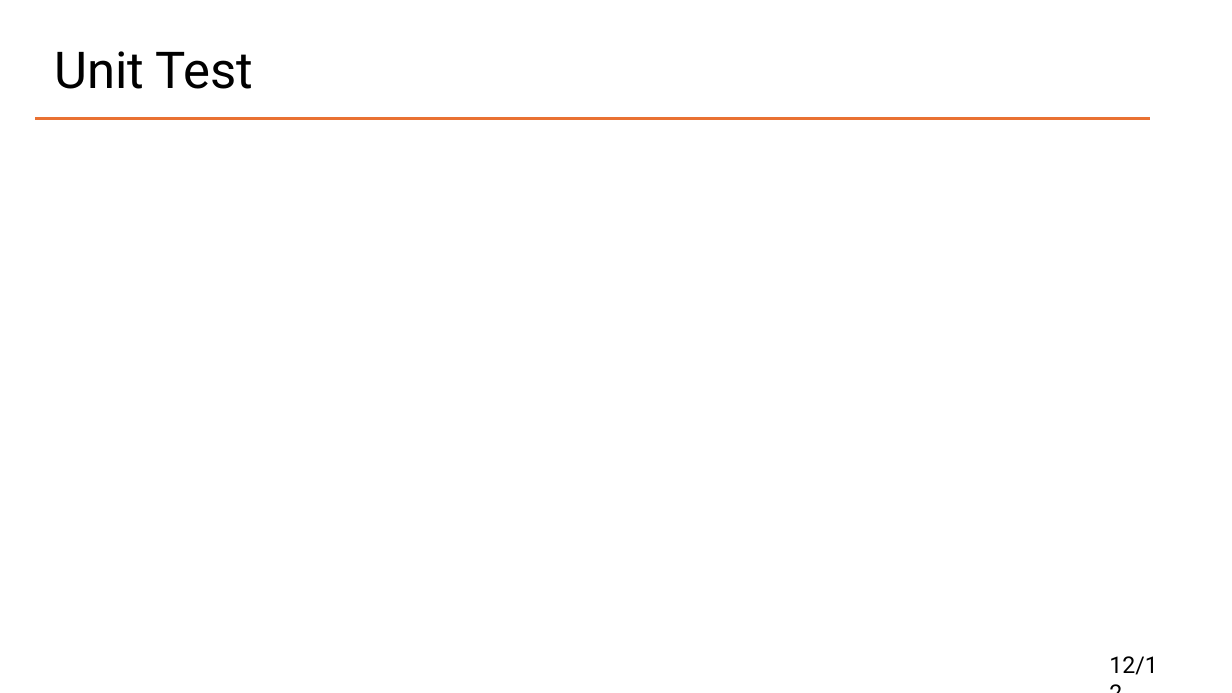
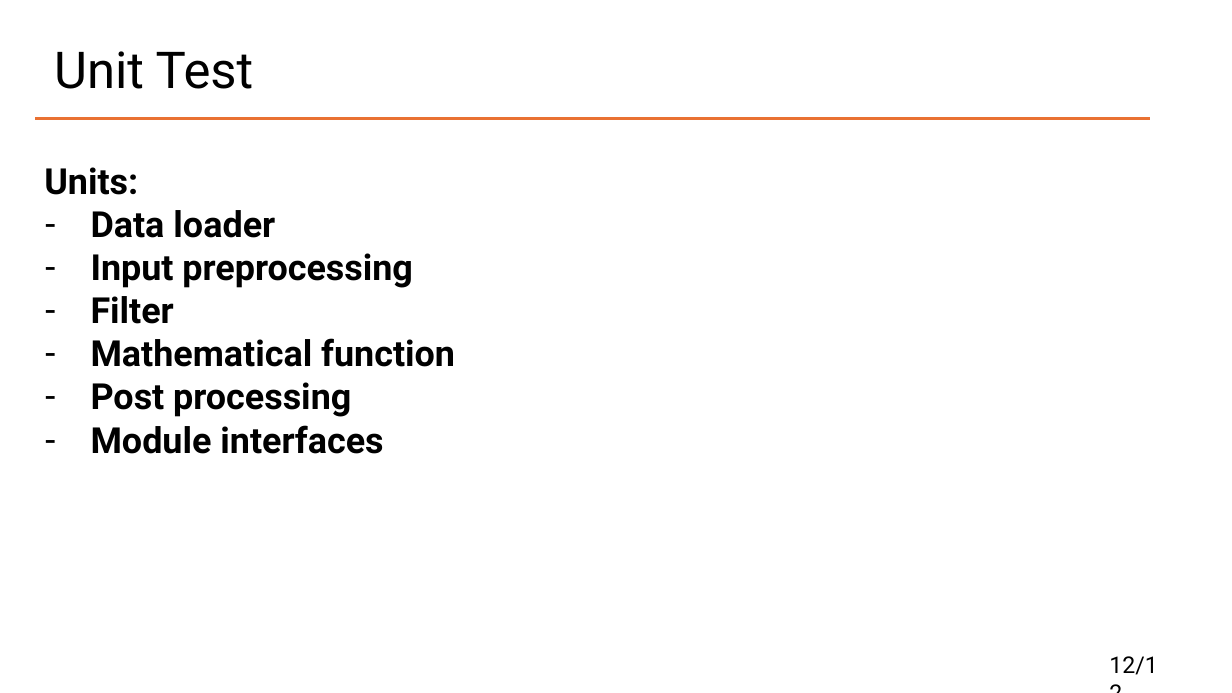
Before and after one commit to Lychee-acaca/CAS741, a slide deck: slide 13 of docs/Presentation/VnV.pptx. Drawn at 1232x693 pixels with LibreOffice and Linux fonts; fonts in the diff are those of the drawing. Boxes give left, top, right and bottom in pixels: in the first picture for what was removed or moved away, otherwise in the second. Text is boxed around its words. In the diff, an @@ line names an element or a change of style, - is before the commit and + after.

Commit message:
add VnV unit test

```diff
--- a/docs/Presentation/VnV.pptx
+++ b/docs/Presentation/VnV.pptx
@@ text added at (x1=44, y1=167, x2=455, y2=454), 28 pt, text #000000, bold @@
+Units:
+– Data loader
+– Input preprocessing
+– Filter
+– Mathematical function
+– Post processing
+– Module interfaces
```
